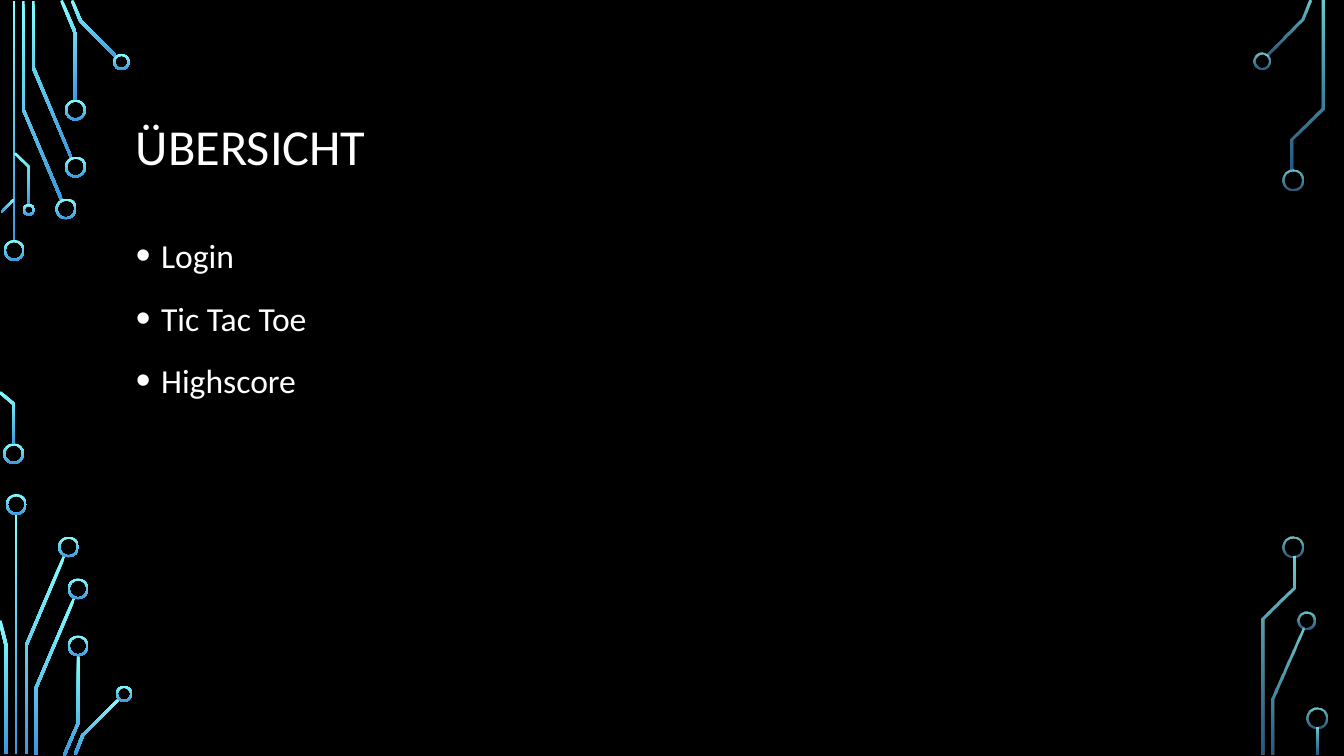
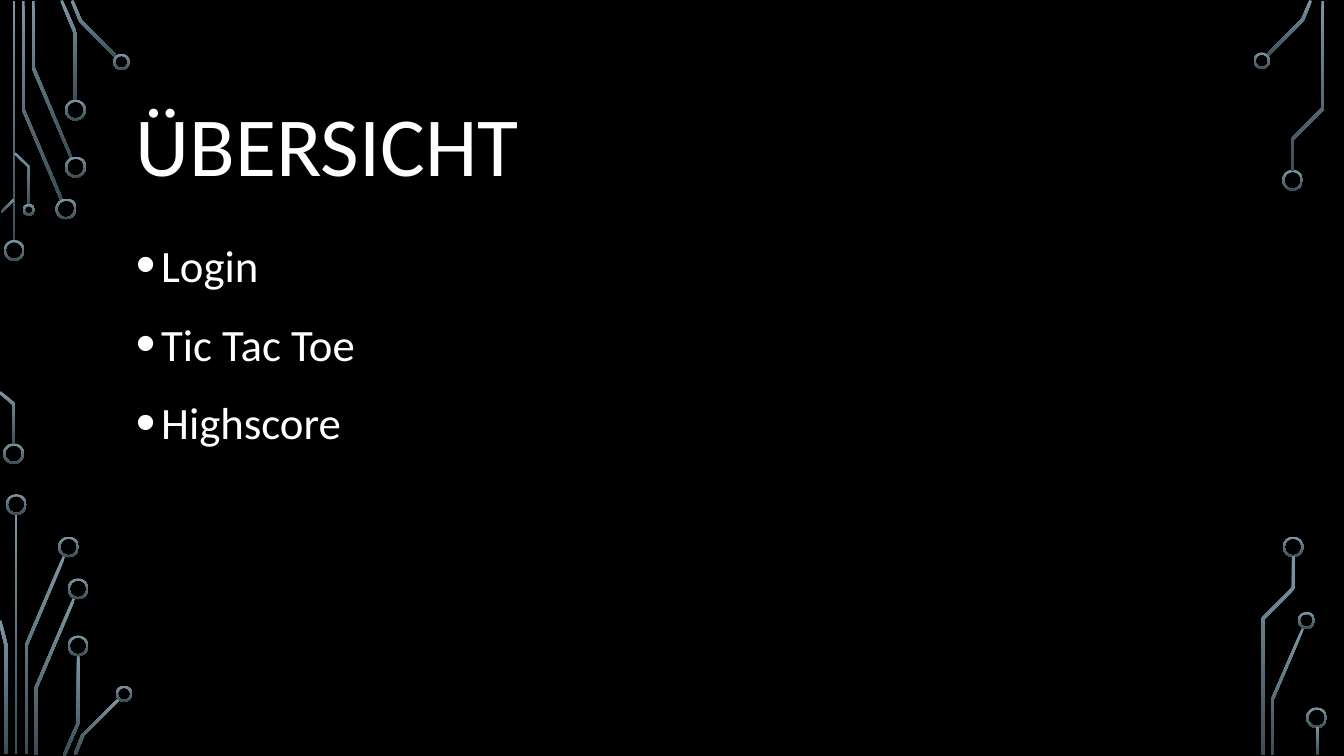
Before and after one commit to wsdt/TicTacToe, a slide deck: slide 2 of TicTacToe.pptx. Drawn at 1344x756 pixels with LibreOffice and Linux fonts; fonts in the diff are those of the drawing; background and template pictures are left out. Boxes give left, top, right and bottom in pixels: in the first picture for what was removed or moved away, otherwise in the second. Text is boxed around its words. In the diff, an @@ line names an element or a change of style, - is before the commit and + after.

```diff
--- a/TicTacToe.pptx
+++ b/TicTacToe.pptx
@@ fill gradient #82FFFF to #3D97DE to gradient #7C96A3 to #3B4C54 in 36 elements at bbox=[4, 240, 25, 261], bbox=[3, 444, 24, 465], bbox=[22, 1, 63, 201], bbox=[55, 199, 77, 220], bbox=[31, 1, 72, 158], bbox=[60, 0, 78, 101], bbox=[65, 156, 86, 177], bbox=[65, 100, 86, 121], bbox=[71, 0, 117, 58], bbox=[113, 53, 131, 70], bbox=[1, 199, 15, 213], bbox=[0, 391, 15, 445], bbox=[14, 152, 30, 205], bbox=[22, 204, 34, 216], bbox=[15, 514, 18, 755], bbox=[24, 556, 65, 754], bbox=[6, 494, 27, 515], bbox=[0, 620, 7, 754], bbox=[58, 536, 80, 558], bbox=[34, 598, 76, 755], bbox=[63, 655, 80, 756], bbox=[68, 579, 89, 600], bbox=[68, 635, 89, 656], bbox=[74, 698, 120, 755], bbox=[116, 686, 133, 702], bbox=[1266, 0, 1313, 56], bbox=[1253, 52, 1270, 70], bbox=[1282, 169, 1304, 191], bbox=[1271, 628, 1305, 755], bbox=[1299, 612, 1316, 629], bbox=[1292, 1, 1325, 171], bbox=[1284, 536, 1305, 558], bbox=[1261, 557, 1296, 755], bbox=[1307, 708, 1328, 729], bbox=[1317, 727, 1320, 755], bbox=[12, 1, 15, 242] @@
@@ title "ÜBERSICHT" at bbox=[136, 108, 519, 177]: size 36 to 60 pt @@
@@ text "Login" at bbox=[161, 251, 355, 447]: size 24 to 32 pt @@
```
Also in this commit, not shown: 5 other slides changed, 3 slides added.
